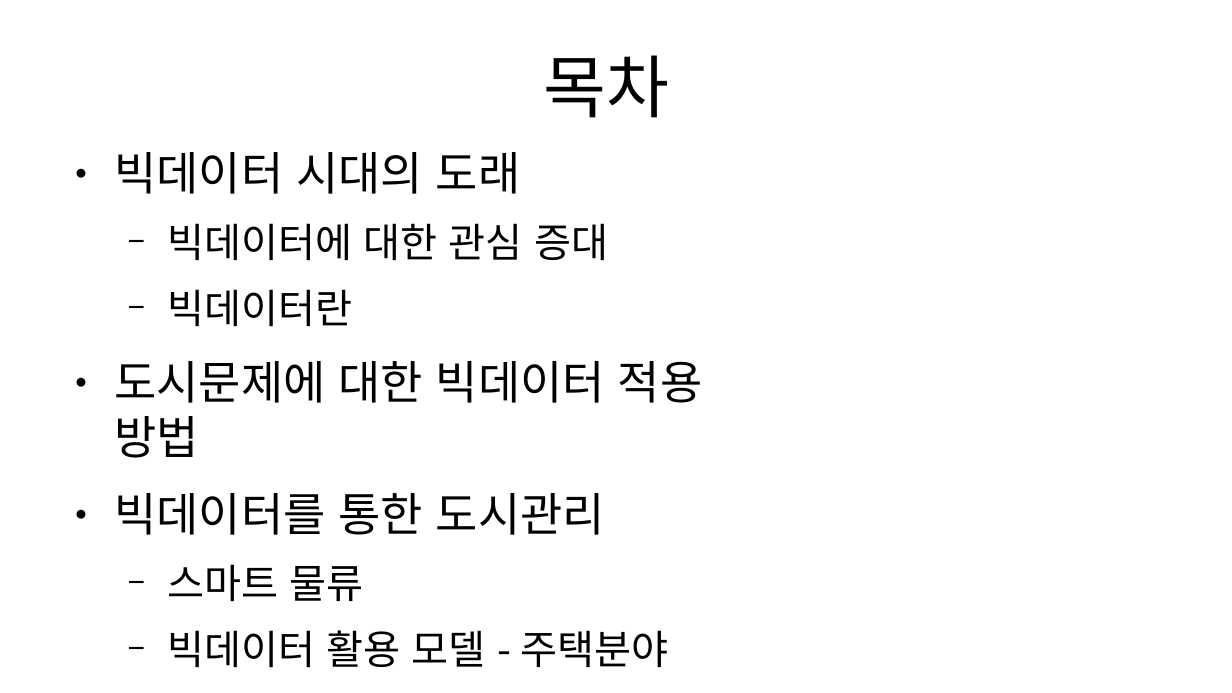
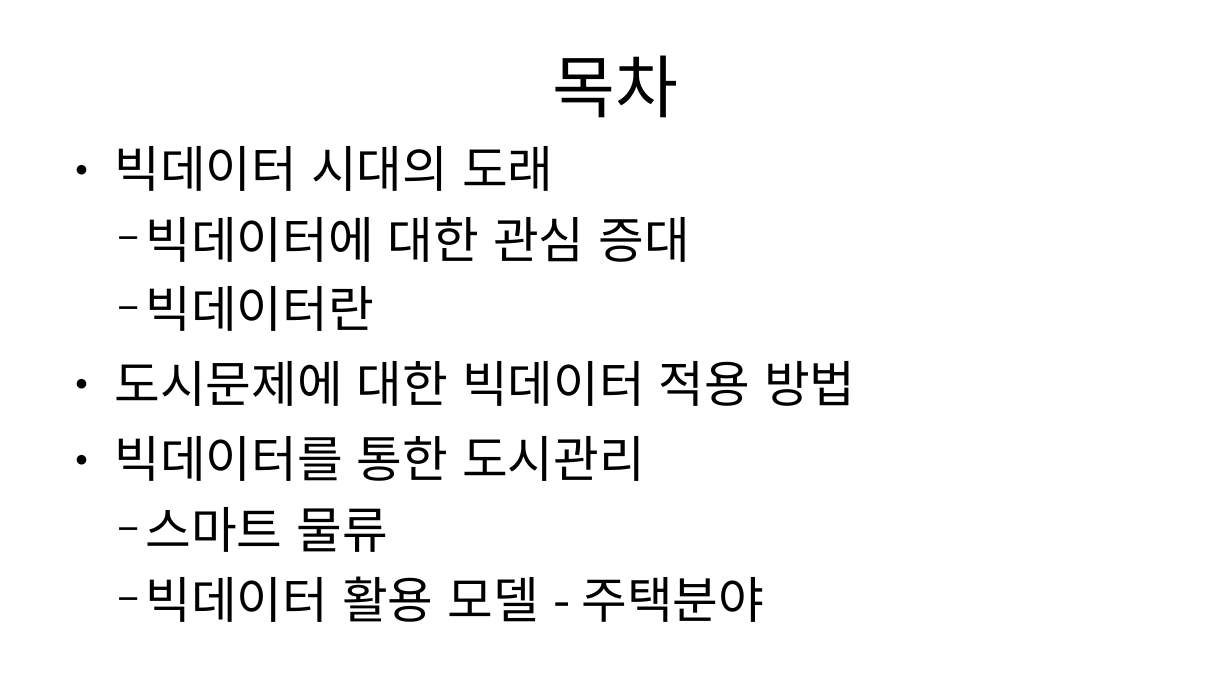
Before and after one commit to lapass50025/odp, a slide deck: slide 2 of 빅데이터를활용한스마트도시관리.odp. Drawn at 1232x693 pixels with LibreOffice and Linux fonts; fonts in the diff are those of the drawing. Boxes give left, top, right and bottom in pixels: in the first picture for what was removed or moved away, otherwise in the second. Text is boxed around its words. In the diff, an @@ line names an element or a change of style, - is before the commit and + after.

Commit message:
add pptx

```diff
--- a/빅데이터를활용한스마트도시관리.odp
+++ b/빅데이터를활용한스마트도시관리.odp
@@ title "목차": place and size @@
-title "목차" at [543,55,669,118]
+title "목차" at [553,55,679,118]
@@ text "빅데이터 시대의 도래" at [114,146,855,622]: size 29.6 to 32 pt in "빅데이터 시대의 도래", "도시문제에 대한 빅데이터 적용 방법", "빅데이터를 통한 도시관리"; size 25.9 to 32 pt in "빅데이터에 대한 관심 증대", "빅데이터란", "스마트 물류", "빅데이터 활용 모델 - 주택분야"; indent changed; line spacing 1 to 0.9; line spacing 1 to 0.8; more space between paragraphs @@
```
Also in this commit, not shown: 5 other slides changed.
